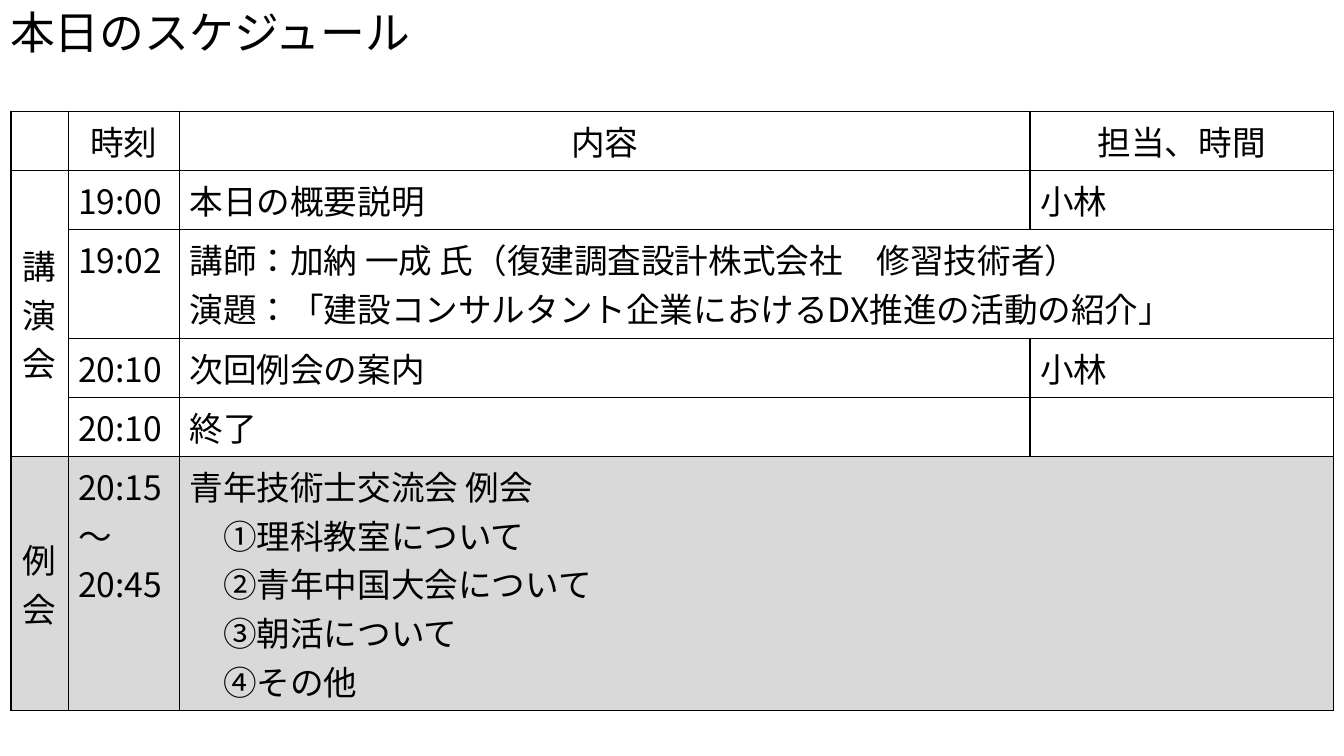
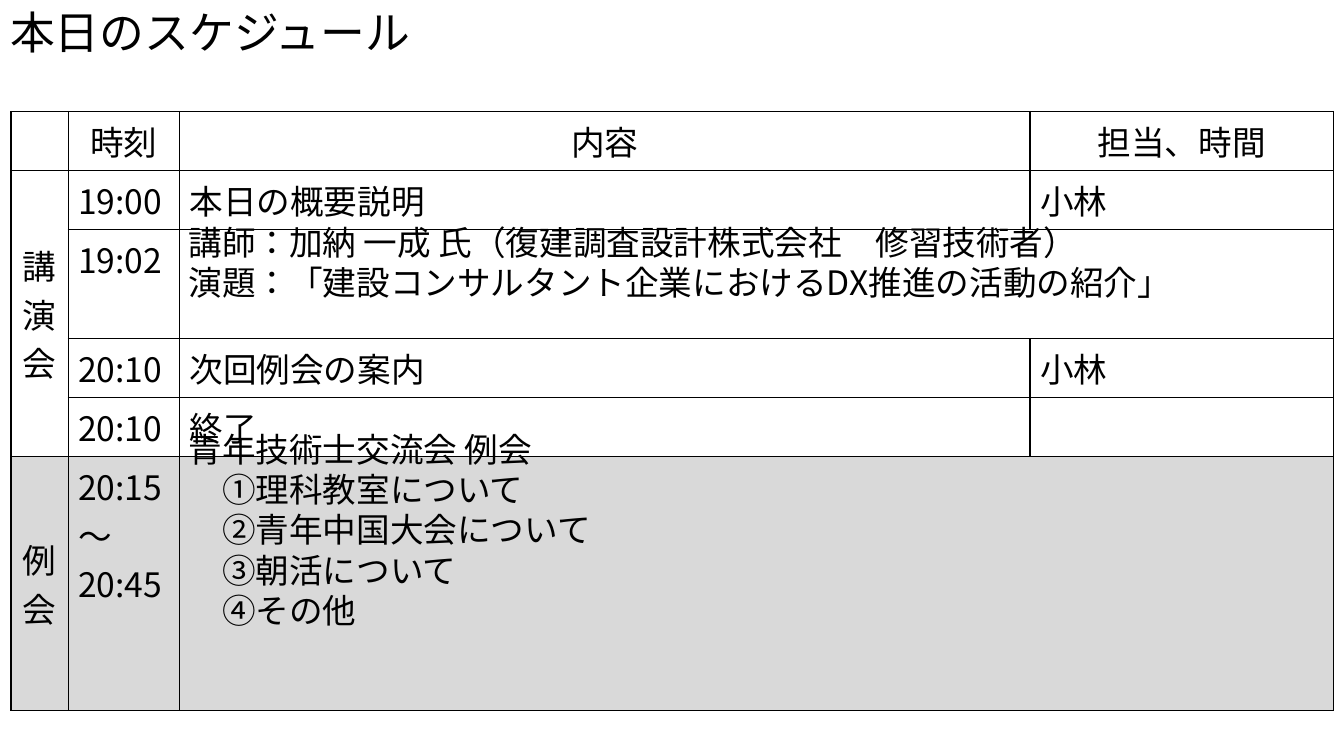
Before and after one commit to takekobaya/seigikou_portal_pythonanywhere, a slide deck: slide 1 of media/template.pptx. Drawn at 1344x756 pixels with LibreOffice and Linux fonts; fonts in the diff are those of the drawing. Boxes give left, top, right and bottom in pixels: in the first picture for what was removed or moved away, otherwise in the second. Text is boxed around its words. In the diff, an @@ line names an element or a change of style, - is before the commit and + after.

```diff
--- a/media/template.pptx
+++ b/media/template.pptx
@@ table at box(11, 112, 1334, 635) @@
-row 3, column 3: 講師：加納 一成 氏（復建調査設計株式会社 修習技術者） / 演題：「建設コンサルタント企業におけるDX推進の活動の紹介」
+row 3, column 3: 
-row 6, column 3: 青年技術士交流会 例会 / ①理科教室について / ②青年中国大会について / ③朝活について / ④その他
+row 6, column 3: 
@@ text added at box(189, 220, 1172, 298), 24 pt, text #000000 @@
+講師：加納 一成 氏（復建調査設計株式会社 修習技術者）
+演題：「建設コンサルタント企業におけるDX推進の活動の紹介」
@@ text added at box(189, 427, 591, 626), 24 pt, text #000000 @@
+青年技術士交流会 例会
+①理科教室について
+②青年中国大会について
+③朝活について
+④その他
```
Also in this commit, not shown: 1 other file.
